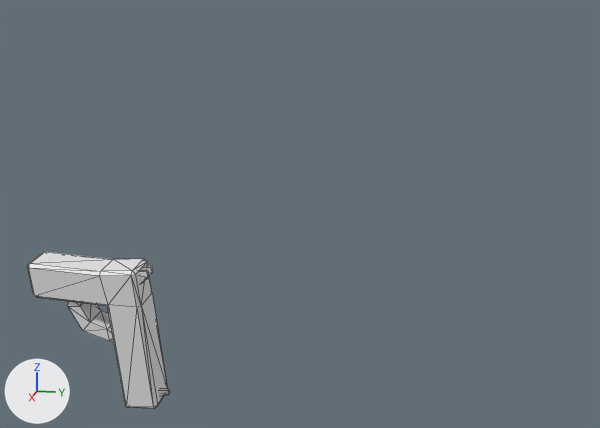
An edit to the COLLADA model gun.dae, drawn before and after from the same camera.
The view is the same before and after, from a camera (50 mm lens) standing at (5.33, 1.43, 0.12) and looking at (0.5, 0.46, -1.09). Arrows for +X, +Y and +Z are at lower left; the lights stay in place. Mesh edges are drawn as thin lines.
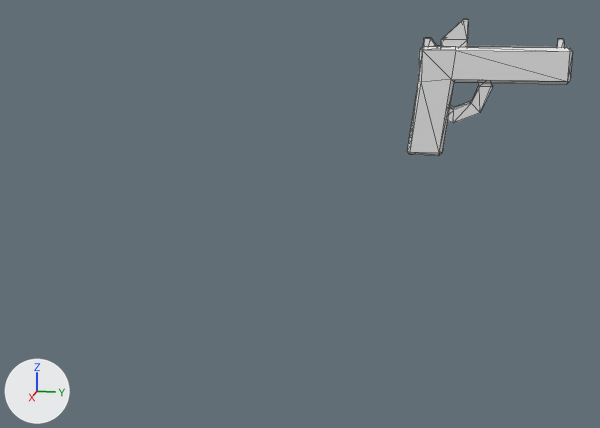
Where the change shows, as pixel boxes [x1, y1, x2, y2] in the pictures (600 x 428 px):
'Cube', reshaped, moved, turned: before [27, 252, 170, 409]; after [407, 19, 573, 156]
part 1 of me_cube_001, added: after [441, 19, 468, 47]

The change, as a diff of the scene's bpy script:
```diff
--- a/gun.dae.py
+++ b/gun.dae.py
@@ me_cube_001 @@
 # used by ob_cube; location = (0.97, -0.704, -1.451); rotation_euler = (0.0702, 0.0999, 0.00351), in degrees (4, 5.7, 0.2)
-me_cube_001.from_pydata(...)  # 86 vertices, 148 faces; spans x -0.11..0.11, y -0.335..0.384, z -0.793..0.164
+me_cube_001.from_pydata(...)  # 106 vertices, 188 faces; spans x -0.11..0.11, y -0.335..0.496, z -0.793..0.164
+# me_cube_001 part 1: a new loose piece of 20 vertices spanning x -0.078..0.078, y 0.222..0.496, z -0.177..-0.021
@@ ob_cube @@
 ob_cube = bpy.data.objects.new('Cube', me_cube_001)
-ob_cube.location = (0.97, -0.704, -1.451)
-ob_cube.rotation_euler = (0.0702, 0.0999, 0.00351)  # degrees (4, 5.7, 0.2)
+ob_cube.location = (0.0, 1.238, -0.437)
+ob_cube.rotation_euler = (1.571, 0.0, 0.0)  # degrees (90, 0, 0)
```
